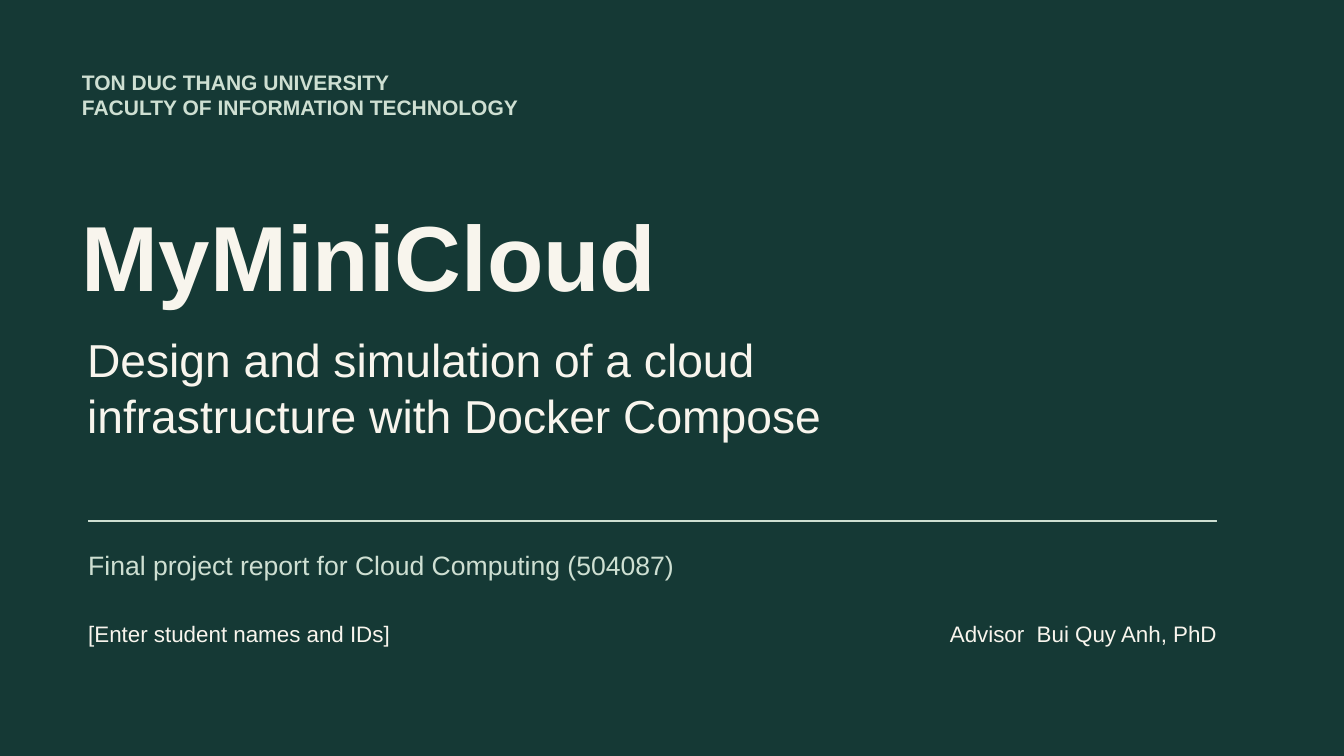
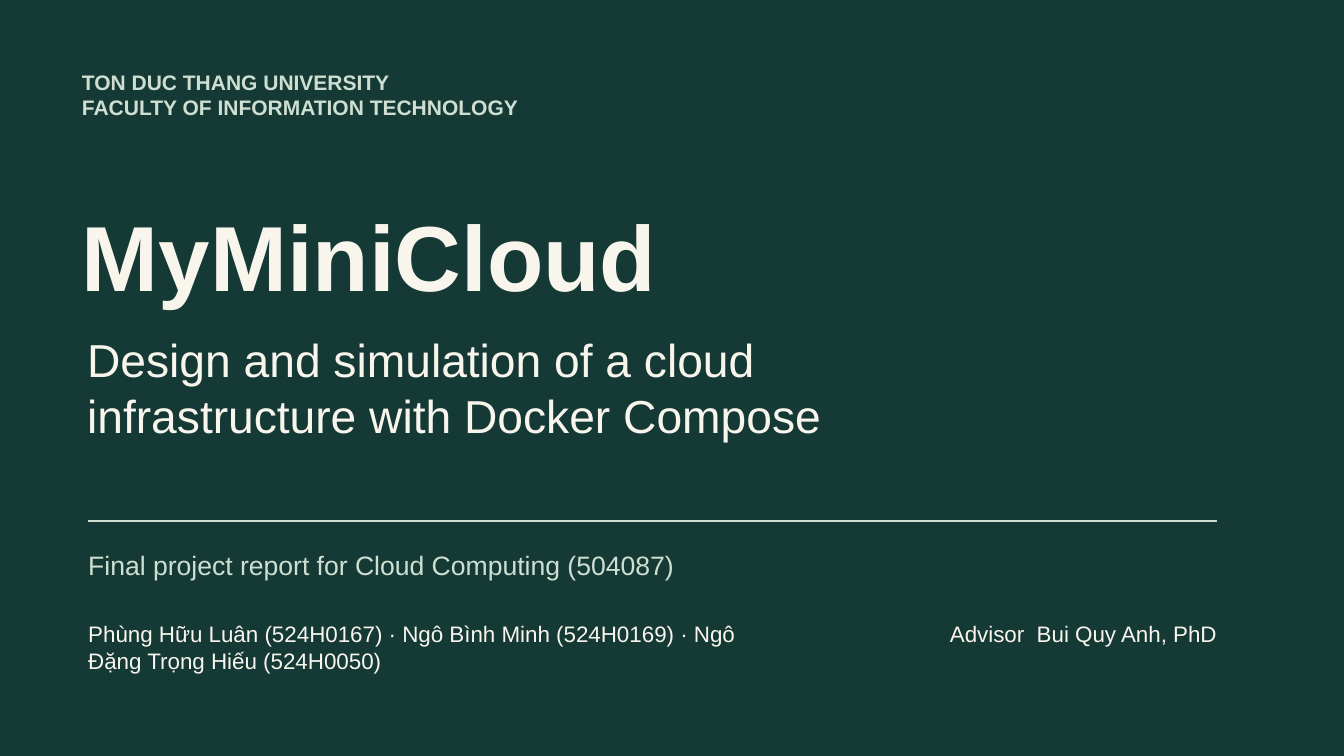
Before and after one commit to luan0217091310-gif/CLoud-tdtu, a slide deck: slide 1 of Bai_Nop_Cuoi_Ky/02_Slide/MyMiniCloud_Presentation.pptx. Drawn at 1344x756 pixels with LibreOffice and Linux fonts; fonts in the diff are those of the drawing. Boxes give left, top, right and bottom in pixels: in the first picture for what was removed or moved away, otherwise in the second. Text is boxed around its words. In the diff, an @@ line names an element or a change of style, - is before the commit and + after.

Commit message:
Update student info (524H0167, 524H0169, 524H0050), avatar.jpg, Docker Hub images, and EC2 IP

```diff
--- a/Bai_Nop_Cuoi_Ky/02_Slide/MyMiniCloud_Presentation.pptx
+++ b/Bai_Nop_Cuoi_Ky/02_Slide/MyMiniCloud_Presentation.pptx
@@ text at (88, 625, 735, 674): text changed @@
-[Enter student names and IDs]
+Phùng Hữu Luân (524H0167) · Ngô Bình Minh (524H0169) · Ngô Đặng Trọng Hiếu (524H0050)
```
Also in this commit, not shown: 10 other files.
